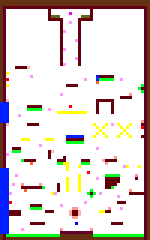
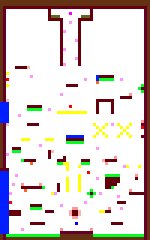
Layer changes from the first 150 x 240 image to the second:
removed layer "new" over [0,168,9,171]
painted on "lastLevel.png" over [0,168,9,171]
